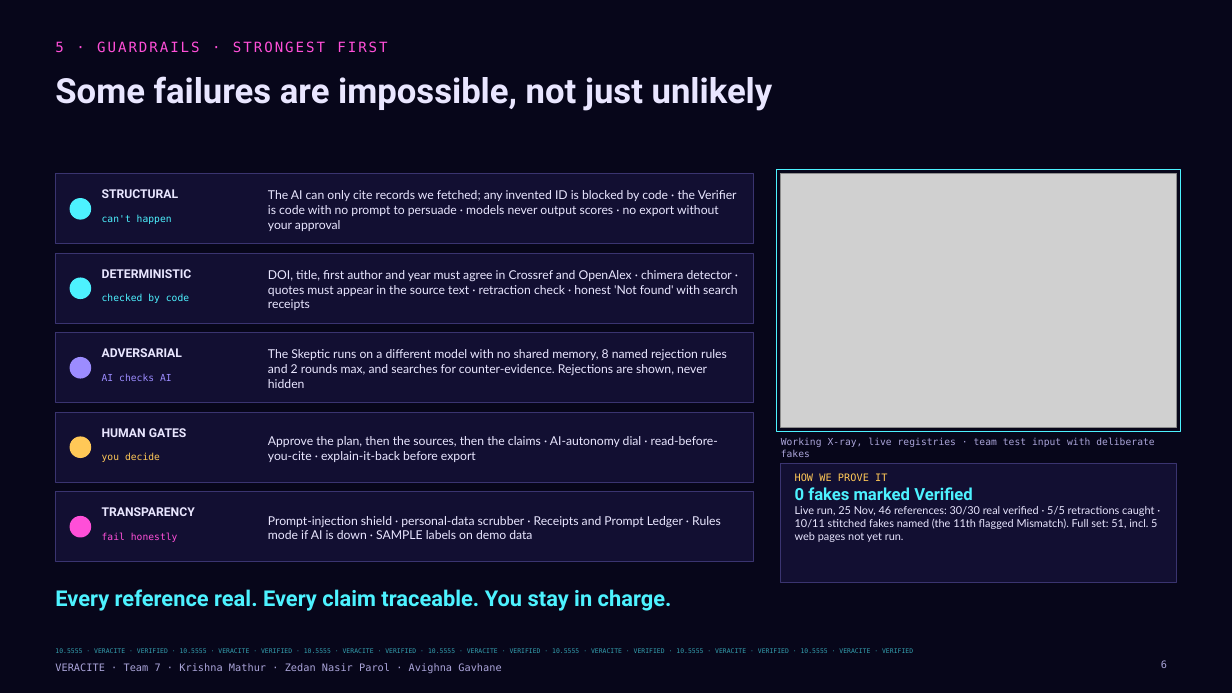
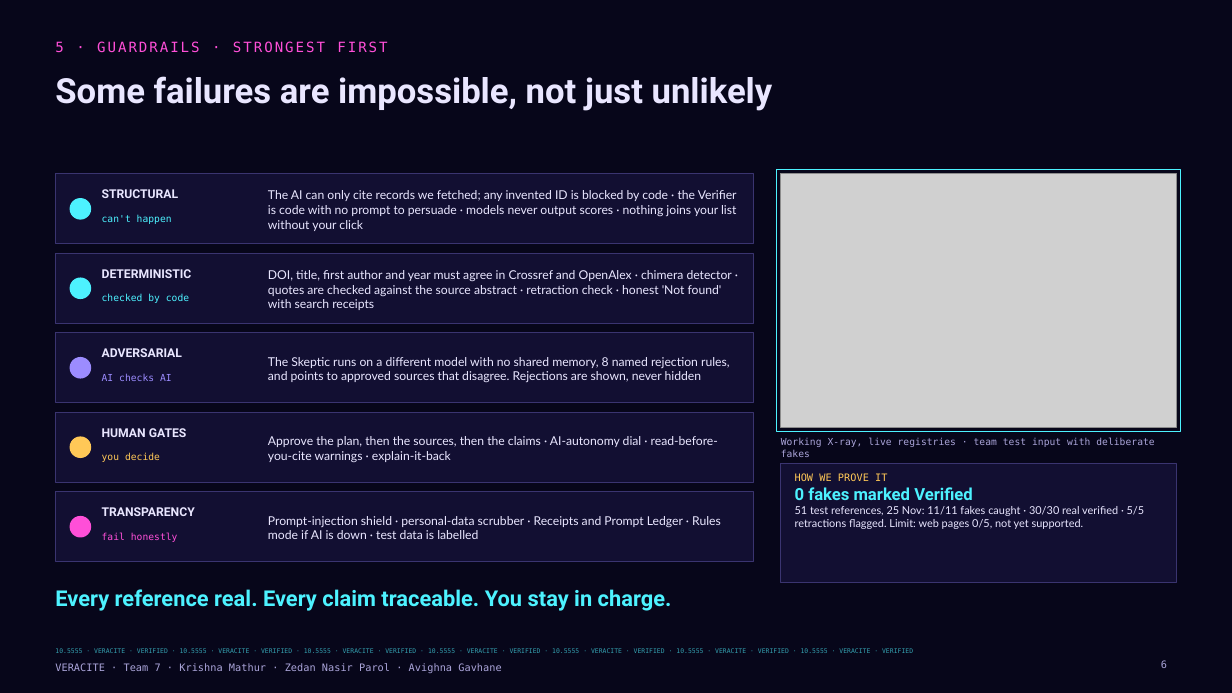
Before and after one commit to krish2105/veracite, a slide deck: slide 6 of submissions/phase1/Team7_Veracite_Phase1_Deck.pptx. Drawn at 1232x693 pixels with LibreOffice and Linux fonts; fonts in the diff are those of the drawing; grey boxes stand for pictures. Boxes give left, top, right and bottom in pixels: in the first picture for what was removed or moved away, otherwise in the second. Text is boxed around its words. In the diff, an @@ line names an element or a change of style, - is before the commit and + after.

```diff
--- a/submissions/phase1/Team7_Veracite_Phase1_Deck.pptx
+++ b/submissions/phase1/Team7_Veracite_Phase1_Deck.pptx
@@ text at [268,190,737,231]: text changed @@
-The AI can only cite records we fetched; any invented ID is blocked by code · the Verifier is code with no prompt to persuade · models never output scores · no export without your approval
+The AI can only cite records we fetched; any invented ID is blocked by code · the Verifier is code with no prompt to persuade · models never output scores · nothing joins your list without your click
@@ text at [268,270,732,310]: text changed @@
-DOI, title, first author and year must agree in Crossref and OpenAlex · chimera detector · quotes must appear in the source text · retraction check · honest 'Not found' with search receipts
+DOI, title, first author and year must agree in Crossref and OpenAlex · chimera detector · quotes are checked against the source abstract · retraction check · honest 'Not found' with search receipts
@@ text at [268,357,730,382]: text changed @@
-The Skeptic runs on a different model with no shared memory, 8 named rejection rules and 2 rounds max, and searches for counter-evidence. Rejections are shown, never hidden
+The Skeptic runs on a different model with no shared memory, 8 named rejection rules, and points to approved sources that disagree. Rejections are shown, never hidden
@@ text at [268,436,718,462]: text changed @@
-Approve the plan, then the sources, then the claims · AI-autonomy dial · read-before-you-cite · explain-it-back before export
+Approve the plan, then the sources, then the claims · AI-autonomy dial · read-before-you-cite warnings · explain-it-back
@@ text at [795,506,1145,529]: text changed @@
-Live run, 25 Nov, 46 references: 30/30 real verified · 5/5 retractions caught · 10/11 stitched fakes named (the 11th flagged Mismatch). Full set: 51, incl. 5 web pages not yet run.
+51 test references, 25 Nov: 11/11 fakes caught · 30/30 real verified · 5/5 retractions flagged. Limit: web pages 0/5, not yet supported.
@@ text at [268,516,721,539]: text changed @@
-Prompt-injection shield · personal-data scrubber · Receipts and Prompt Ledger · Rules mode if AI is down · SAMPLE labels on demo data
+Prompt-injection shield · personal-data scrubber · Receipts and Prompt Ledger · Rules mode if AI is down · test data is labelled
```
Also in this commit, not shown: 5 other slides changed, 5 other files.
